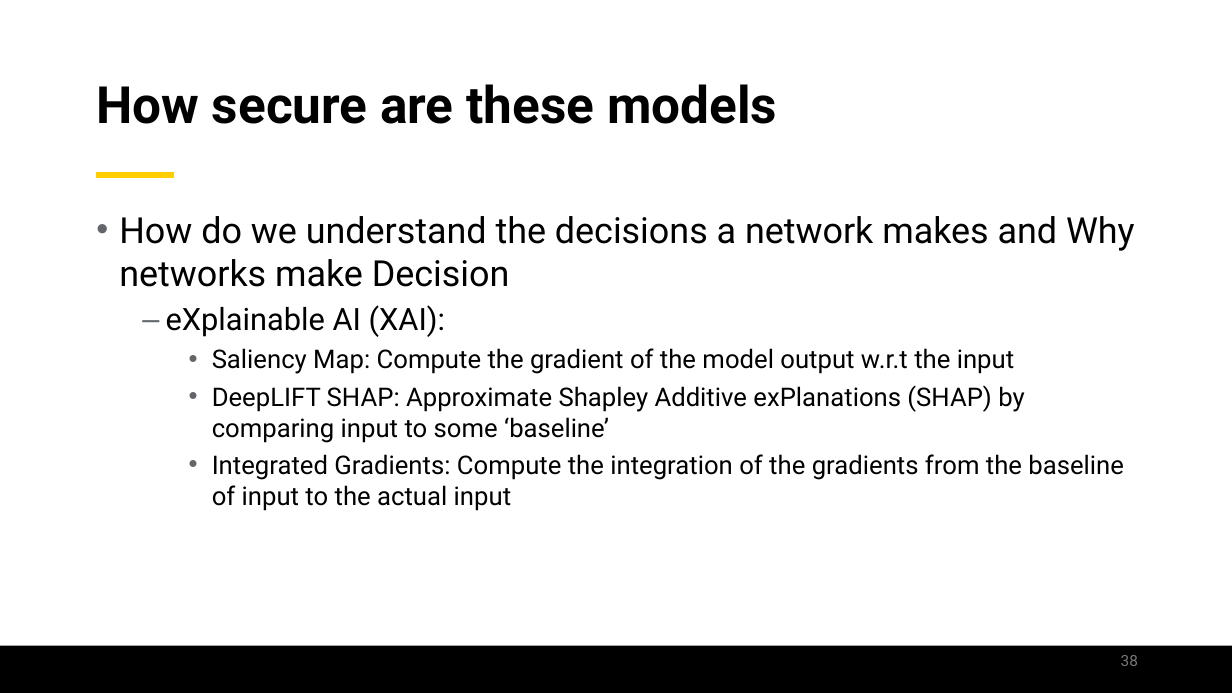
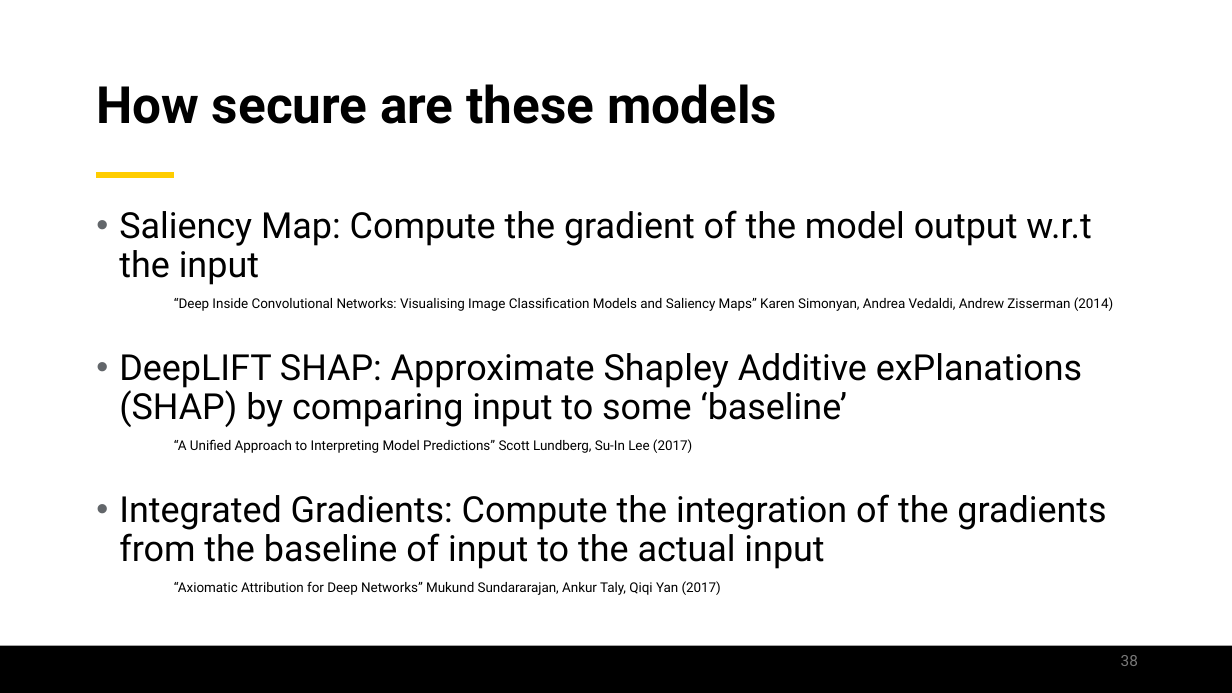
Before and after one commit to jamilgafur/Presentation, a slide deck: slide 38 of Presentation.pptx. Drawn at 1232x693 pixels with LibreOffice and Linux fonts; fonts in the diff are those of the drawing; background and template pictures are left out. Boxes give left, top, right and bottom in pixels: in the first picture for what was removed or moved away, otherwise in the second. Text is boxed around its words. In the diff, an @@ line names an element or a change of style, - is before the commit and + after.

Commit message:
WIP

```diff
--- a/Presentation.pptx
+++ b/Presentation.pptx
@@ text "Saliency Map: Compute the gradient ..." at <box>119,210,1106,569</box>: size 20 to 28 pt; list level 3 to 1 in "Saliency Map: Compute the gradient ..."; line spacing 1 to 0.9; list level 3 to 1 in "DeepLIFT SHAP: Approximate Shapley Additive ..."; list level 3 to 1 in "Integrated Gradients: Compute the integration ..." @@
@@ text at <box>119,216,1135,337</box>: paragraphs removed @@
-• How do we understand the decisions a network makes and Why networks make Decision
-  – eXplainable AI (XAI):
@@ text added at <box>174,297,1113,311</box>, 10.5 pt, text #000000 @@
+“Deep Inside Convolutional Networks: Visualising Image Classification Models and Saliency Maps” Karen Simonyan, Andrea Vedaldi, Andrew Zisserman (2014)
@@ text added at <box>174,439,692,453</box>, 10.5 pt, text #000000 @@
+“A Unified Approach to Interpreting Model Predictions” Scott Lundberg, Su-In Lee (2017)
@@ text added at <box>174,581,721,595</box>, 10.5 pt, text #000000 @@
+“Axiomatic Attribution for Deep Networks” Mukund Sundararajan, Ankur Taly, Qiqi Yan (2017)
```
Also in this commit, not shown: 8 other slides changed, 11 slides added, 3 slides removed.
